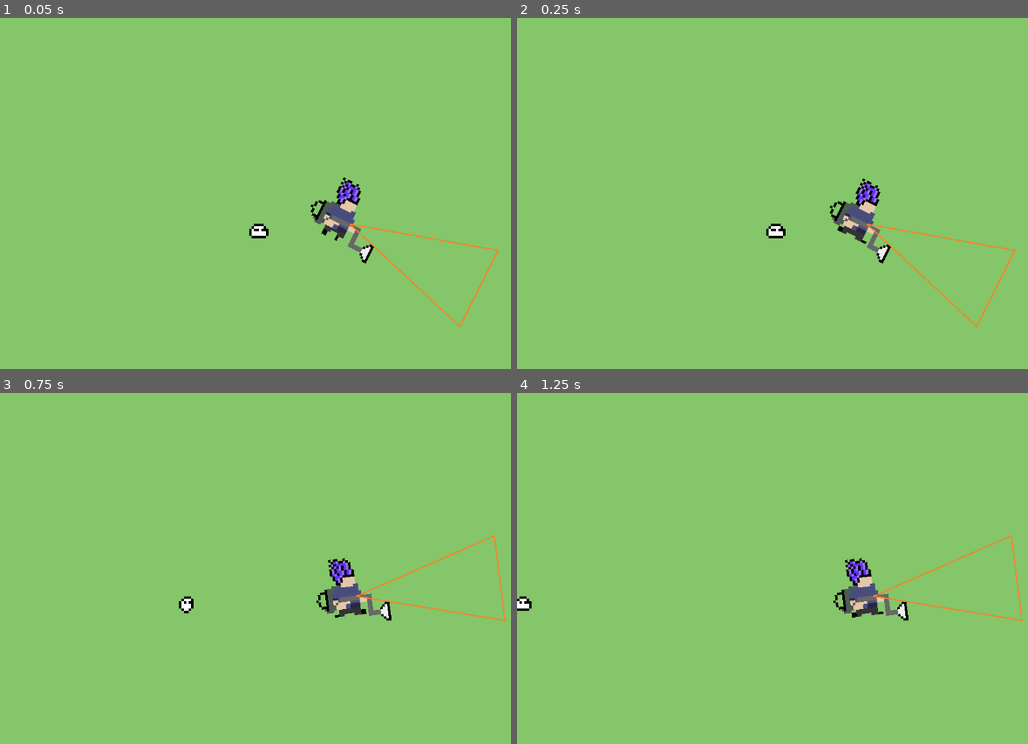
Above: before the commit, frames 1-4 (two rows, left to right).
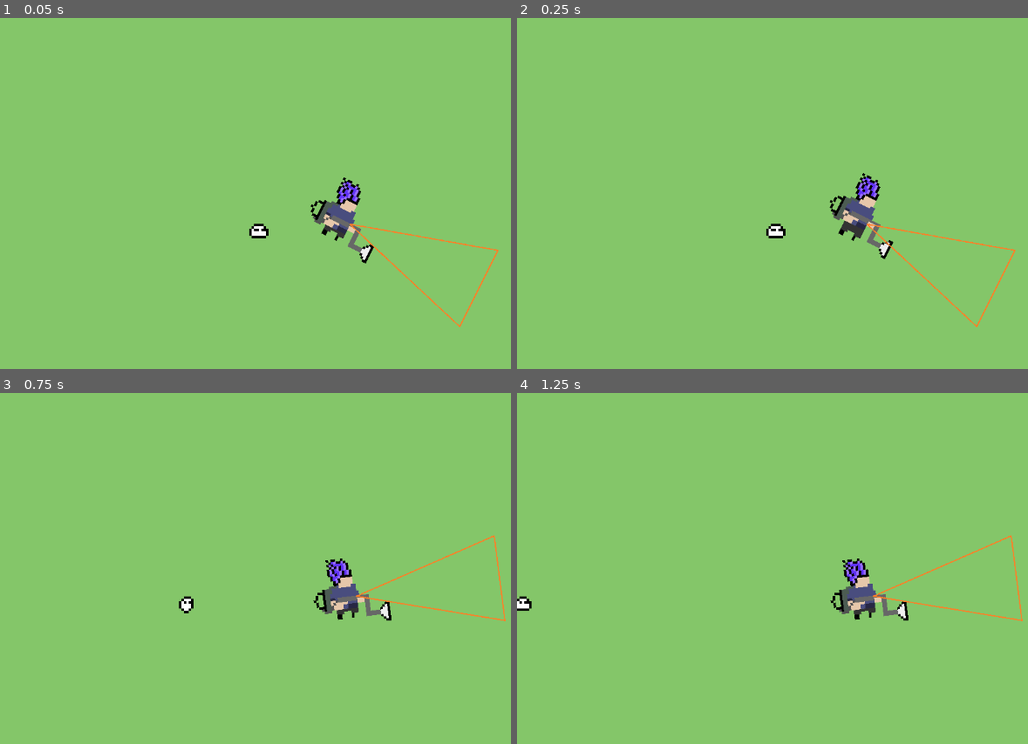
Above: after the commit, the same moments.

Repository: VMormoris/tinycreatures
Game: Godot game, scene res://Scenes/MainScene.tscn
Two runs of this game, one before a commit and one after it. Both use one fixed random seed, a clock stepped at 60 frames per second and the inputs below.
Inputs (mouse positions are in pixels of both pictures, inside the frame that each line leads up to):
- Up to frame 1 (0.05 s): no input
- Up to frame 2 (0.25 s): no input
- Up to frame 3 (0.75 s): move the mouse to (500, 568) at 0.52 s; press the mouse at (500, 568) at 0.53 s; hold D (Right) from 0.53 s (still down)
- Up to frame 4 (1.25 s): keep holding D (Right)

Frame 1 is identical in both runs. In frame 2, 1.0% of the frame differs, in the area x 61-74%, y 44-70%; in frame 3, 0.6%; in frame 4, 0.6%.

Commit message:
Backpack animation & filling up

Diff:
--- a/Nodes/Player.tscn
+++ b/Nodes/Player.tscn
@@ -1,8 +1,10 @@
-[gd_scene load_steps=14 format=3 uid="uid://cjhgksjbc0fuu"]
+[gd_scene load_steps=16 format=3 uid="uid://cjhgksjbc0fuu"]
 
 [ext_resource type="Script" path="res://Scripts/PlayerController.gd" id="1_pwwfk"]
 [ext_resource type="Texture2D" uid="uid://dyb2rkfol5mk8" path="res://Assets/Sprites/Senku.png" id="2_0aayb"]
 [ext_resource type="Texture2D" uid="uid://dh1cls78oxbjc" path="res://Assets/Sprites/Triangle.png" id="3_eccgw"]
+[ext_resource type="Script" path="res://Scripts/BackpackController.gd" id="4_3n0o5"]
+[ext_resource type="Texture2D" uid="uid://chjd3qkye5xwq" path="res://Assets/Sprites/WhitePixel.png" id="4_l280c"]
 
 [sub_resource type="AtlasTexture" id="AtlasTexture_v7xne"]
 atlas = ExtResource("2_0aayb")
@@ -89,9 +91,8 @@
 
 [node name="AnimatedSprite2D" type="AnimatedSprite2D" parent="."]
 sprite_frames = SubResource("SpriteFrames_rrr48")
-animation = &"Running"
+animation = &"Idle"
 autoplay = "Running"
-frame_progress = 0.201449
 
 [node name="Sprite2D" type="Sprite2D" parent="."]
 position = Vector2(28, 3)
@@ -104,5 +105,74 @@
 [node name="CollisionPolygon2D" type="CollisionPolygon2D" parent="Sprite2D/Area2D"]
 polygon = PackedVector2Array(-12.5, -250, 162.5, 344, -187.5, 344)
 
+[node name="Backpack" type="Node2D" parent="."]
+script = ExtResource("4_3n0o5")
+
+[node name="Sprite2D" type="Sprite2D" parent="Backpack"]
+visible = false
+position = Vector2(-12, 6)
+texture = ExtResource("4_l280c")
+offset = Vector2(0.5, 0.5)
+
+[node name="Sprite2D2" type="Sprite2D" parent="Backpack"]
+visible = false
+position = Vector2(-13, 6)
+texture = ExtResource("4_l280c")
+offset = Vector2(0.5, 0.5)
+
+[node name="Sprite2D3" type="Sprite2D" parent="Backpack"]
+visible = false
+position = Vector2(-12, 5)
+texture = ExtResource("4_l280c")
+offset = Vector2(0.5, 0.5)
+
+[node name="Sprite2D4" type="Sprite2D" parent="Backpack"]
+visible = false
+position = Vector2(-13, 5)
+texture = ExtResource("4_l280c")
+offset = Vector2(0.5, 0.5)
+
+[node name="Sprite2D5" type="Sprite2D" parent="Backpack"]
+visible = false
+position = Vector2(-12, 4)
+texture = ExtResource("4_l280c")
+offset = Vector2(0.5, 0.5)
+
+[node name="Sprite2D6" type="Sprite2D" parent="Backpack"]
+visible = false
+position = Vector2(-13, 4)
+texture = ExtResource("4_l280c")
+offset = Vector2(0.5, 0.5)
+
+[node name="Sprite2D7" type="Sprite2D" parent="Backpack"]
+visible = false
+position = Vector2(-14, 4)
+texture = ExtResource("4_l280c")
+offset = Vector2(0.5, 0.5)
+
+[node name="Sprite2D8" type="Sprite2D" parent="Backpack"]
+visible = false
+position = Vector2(-12, 3)
+texture = ExtResource("4_l280c")
+offset = Vector2(0.5, 0.5)
+
+[node name="Sprite2D9" type="Sprite2D" parent="Backpack"]
+visible = false
+position = Vector2(-13, 3)
+texture = ExtResource("4_l280c")
+offset = Vector2(0.5, 0.5)
+
+[node name="Sprite2D10" type="Sprite2D" parent="Backpack"]
+visible = false
+position = Vector2(-12, 2)
+texture = ExtResource("4_l280c")
+offset = Vector2(0.5, 0.5)
+
+[node name="Sprite2D11" type="Sprite2D" parent="Backpack"]
+visible = false
+position = Vector2(-13, 2)
+texture = ExtResource("4_l280c")
+offset = Vector2(0.5, 0.5)
+
 [connection signal="area_entered" from="Sprite2D/Area2D" to="." method="_on_area_2d_area_entered"]
 [connection signal="area_exited" from="Sprite2D/Area2D" to="." method="_on_area_2d_area_exited"]
--- /dev/null
+++ b/Scripts/BackpackController.gd
@@ -0,0 +1,54 @@
+extends Node2D
+
+@onready var player: PlayerController = $".."
+var ammo: int = 0
+
+# Called every frame. 'delta' is the elapsed time since the previous frame.
+func _process(_delta: float) -> void:
+	draw_backpack()
+	fake_animation()
+
+func draw_backpack() -> void:
+	# "Empty" temporary
+	for sprite: Sprite2D in get_children():
+		sprite.visible = false
+
+	# Prepare iteration forward or backward base on orientation
+	var childrens = get_child_count()
+	var start = childrens - 1 if player.sr.flip_v else 0
+	var end = max(0, childrens - ammo - 1) if player.sr.flip_v else min(ammo, childrens)
+	var it = -1 if player.sr.flip_v else 1
+
+	# Fill backpack
+	for i in range(start, end, it):
+		var sprite: Sprite2D = get_child(i)
+		sprite.visible = true
+
+func fake_animation() -> void:
+	if player.velocity == Vector2.ZERO:
+		fake_idle_animation()
+	else:
+		fake_running_animation()
+
+func fake_idle_animation() -> void:
+	position.x = 0
+	position.y = -9 if player.sr.flip_v else 0
+	match player.sr.frame:
+		1, 4:
+			position.y += 1 if player.sr.flip_v else -1
+		2, 3:
+			position.y += 2 if player.sr.flip_v else -2
+
+func fake_running_animation() -> void:
+	# Move on y axis based on the orientation of the sprite
+	position.y = -9 if player.sr.flip_v else 0
+	# Move on x axis based on which frame
+	position.x = 0 if player.sr.frame % 2 == 0 else 1
+
+func add_ammo() -> void:
+	ammo += 1
+	ammo = clampi(ammo, 0, 11)
+
+func remove_ammo() -> void:
+	ammo -= 1
+	ammo = clampi(ammo, 0, 11)
--- a/Scripts/PlayerController.gd
+++ b/Scripts/PlayerController.gd
@@ -1,3 +1,4 @@
+class_name PlayerController
 extends CharacterBody2D
 
 signal capture
@@ -10,6 +11,7 @@
 var limit_vaccum: int = 0
 
 @onready var sr: AnimatedSprite2D = $AnimatedSprite2D
+@onready var backpack = $Backpack
 
 func _physics_process(delta: float) -> void:
 	# Get the input direction and handle the movement/deceleration.
@@ -19,6 +21,7 @@
 
 	var direction := Input.get_vector("Left", "Right", "Up", "Down")
 	velocity = direction * SPEED
+	select_animation()
 	Shoot(delta)
 	move_and_slide()
 
@@ -36,12 +39,7 @@
 
 func select_orientation() -> void:
 	var mouse_dir = get_mouse_relative_dir()
-	if mouse_dir.x < 0:
-		#sr.flip_h = true
-		sr.flip_v = true
-	else:
-		#sr.flip_h = false
-		sr.flip_v = false
+	sr.flip_v = mouse_dir.x < 0
 
 func get_mouse_relative_dir() -> Vector2:
 	var half_size = get_viewport_rect().size * 0.5
@@ -58,8 +56,15 @@
 	enemy.position -= (SPEED/2) * delta * dir
 	if(enemy.position.distance_to(position) < 10):
 		enemy.queue_free()
+		backpack.add_ammo()
 		limit_vaccum -= 1
 
 func _on_area_2d_area_exited(area: Area2D) -> void:
 	if(range.get_overlapping_areas() == null):
 		succ = false
+
+func select_animation():
+	if velocity == Vector2.ZERO:
+		sr.play("Idle")
+	else:
+		sr.play("Running")
Binary file added: Assets/Sprites/WhitePixel.png
Not shown, added: Assets/Sprites/WhitePixel.png.import
